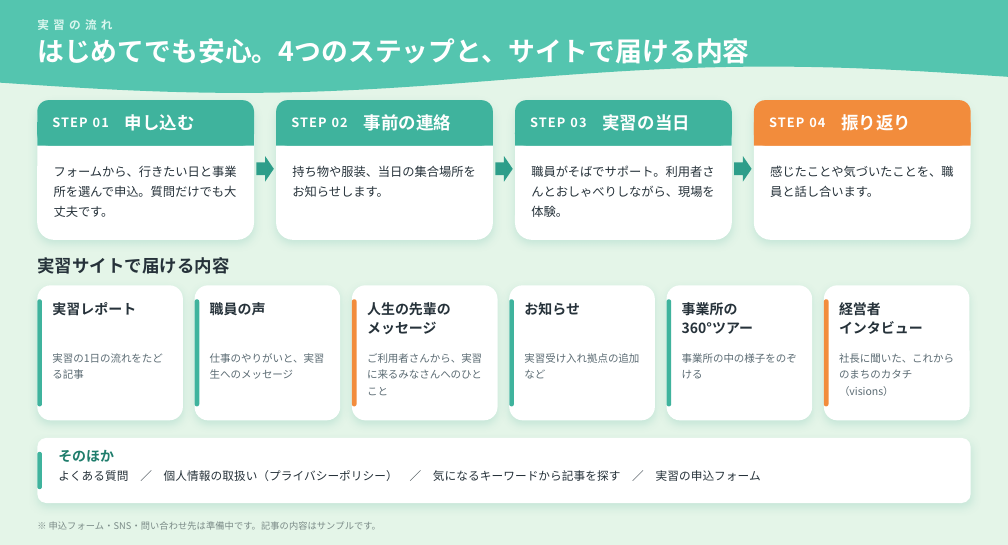
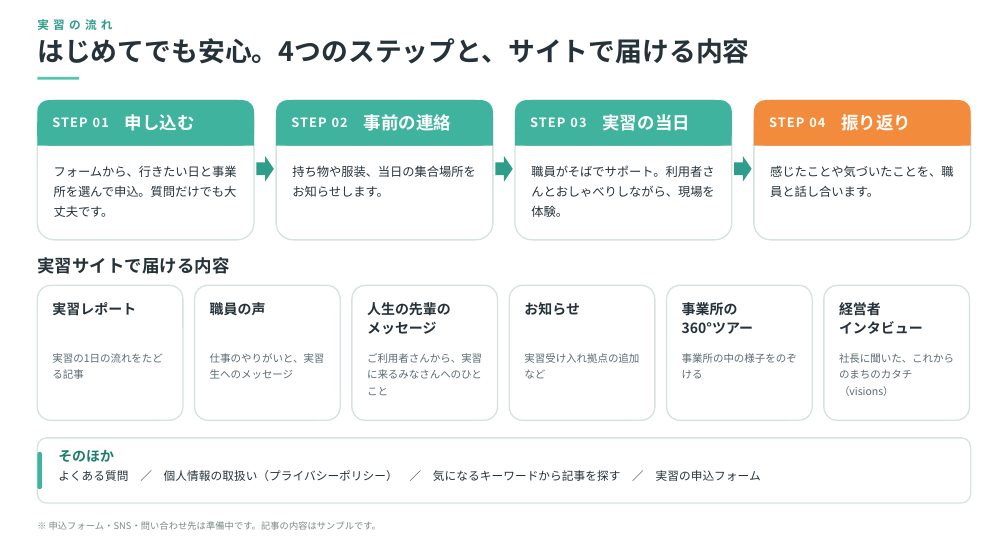
Before and after one commit to tatatatachan/claude, a slide deck: slide 6 of kyoiku-jisshu/共育実習_図解.pptx. Drawn at 1008x545 pixels with LibreOffice and Linux fonts; fonts in the diff are those of the drawing. Boxes give left, top, right and bottom in pixels: in the first picture for what was removed or moved away, otherwise in the second. Text is boxed around its words. In the diff, an @@ line names an element or a change of style, - is before the commit and + after.

```diff
--- a/kyoiku-jisshu/共育実習_図解.pptx
+++ b/kyoiku-jisshu/共育実習_図解.pptx
@@ rectangle removed at bbox=[0, 0, 1008, 545] @@
@@ freeform shape removed at bbox=[0, 0, 1008, 93] @@
@@ text "実習の流れ" at bbox=[37, 19, 112, 30]: text colour #D9F6EE to #2E9E8A @@
@@ text "はじめてでも安心。4つのステップと、サイトで届ける内容" at bbox=[37, 38, 749, 64]: text colour #FFFFFF to #26323A @@
@@ rectangle added at bbox=[37, 77, 79, 80], fill #54C5AF @@
@@ rounded rectangle removed at bbox=[37, 299, 42, 407] @@
@@ rounded rectangle removed at bbox=[194, 299, 199, 407] @@
@@ rounded rectangle removed at bbox=[352, 299, 357, 407] @@
@@ rounded rectangle removed at bbox=[510, 299, 514, 407] @@
@@ rounded rectangle removed at bbox=[667, 299, 671, 407] @@
@@ rounded rectangle removed at bbox=[824, 299, 829, 407] @@
@@ outline none to #D5E3DD 1.25 pt; shadow off in 11 elements at bbox=[37, 101, 254, 240], bbox=[276, 101, 493, 240], bbox=[515, 101, 732, 240], bbox=[754, 101, 971, 240], bbox=[37, 286, 183, 421], bbox=[194, 286, 340, 421], bbox=[352, 286, 498, 421], bbox=[510, 286, 656, 421], bbox=[667, 286, 813, 421], bbox=[824, 286, 970, 421], bbox=[37, 439, 971, 504] @@
```
Also in this commit, not shown: 6 other slides changed, 3 other files.
